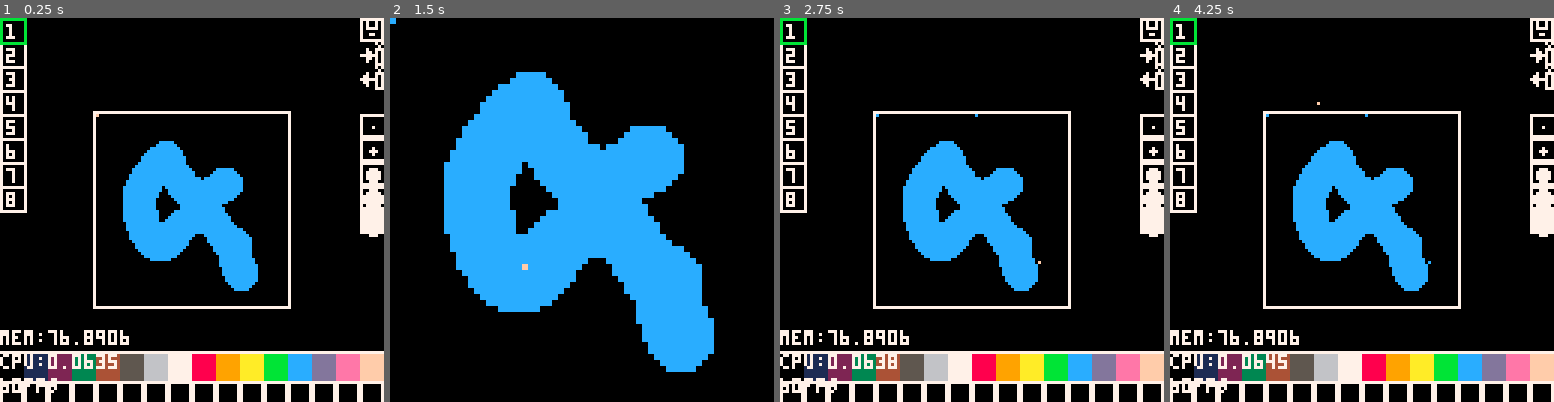
Above: before the commit, frames 1-4 (left to right).
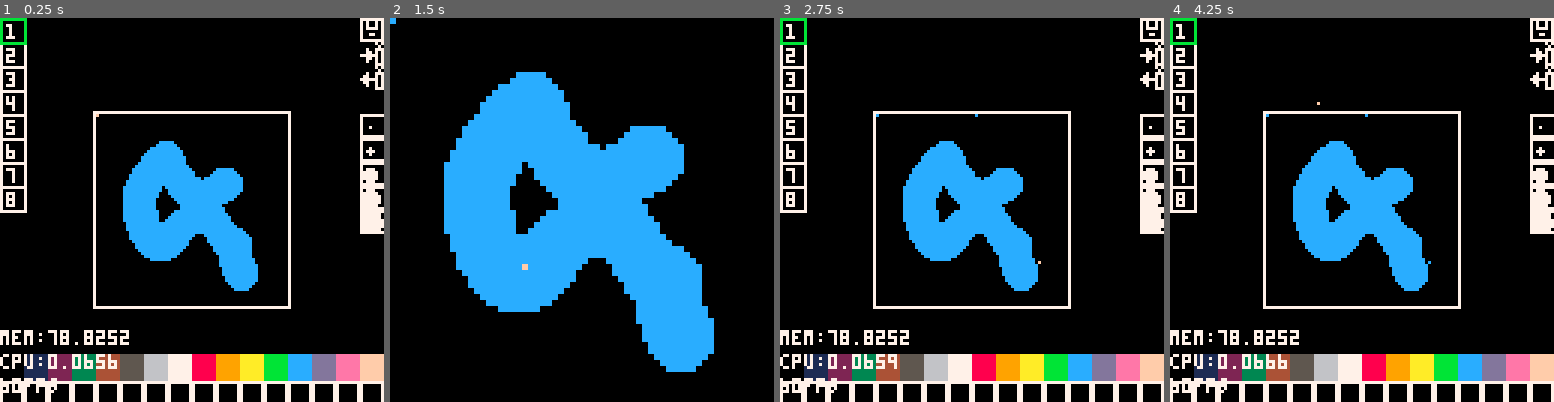
Above: after the commit, the same moments.

Repository: m-r-hunt/Pico-8-Carts
Game: PICO-8 cartridge flickgame.p8
The game is run twice, just before and just after one commit, with the same random seed, the same clock (stepped at 60 frames per second) and the same inputs.
Inputs (mouse positions are in pixels of both pictures, inside the frame that each line leads up to):
- Up to frame 1 (0.25 s): no input
- Up to frame 2 (1.5 s): tap O (Z key) at 0.33, 0.7, 1.43 s; click (459, 121) at 0.67 s; tap X (X key) at 1.07 s; click (520, 267) at 1.22 s
- Up to frame 3 (2.75 s): click (975, 114) at 1.77 s; hold Left 1.97-2.37 s; tap X (X key) at 2.07, 2.4, 2.73 s; tap O (Z key) at 2.22 s; click (1037, 259) at 2.32 s; hold Down from 2.42 s (still down)
- Up to frame 4 (4.25 s): release Down at 2.82 s; click (1492, 106) at 2.87 s; hold Right 2.87-3.53 s; tap X (X key) every 0.33 s from 3.07 to 4.07 s; tap O (Z key) at 3.1, 3.98 s; click (1254, 256) at 3.42 s; hold Up 3.58-4.08 s; click (1315, 102) at 3.97 s; hold Right from 4.13 s (still down)

The runs differ from the first frame. In frame 1, 1.1% of the frame differs, in the area x 0-100%, y 28-91%; in frame 2, nothing differs; in frame 3, 1.1%; in frame 4, 1.1%, in the area x 0-100%, y 28-92%.

Commit message:
Improve ui stuff to handle drawing properly

Diff:
--- a/flickgame.p8
+++ b/flickgame.p8
@@ -49,14 +49,14 @@
  last_my=stat(33)
 
  ui={
-  {32,32,64,64,edit},
-  {0,0,9,65,frame},
-  {0,112,128,9,cols},
-  {0,122,128,8,trans},
-  {120,0,8,8,csave},
-  {120,8,8,8,clipsave},
-  {120,16,8,8,clipload},
-  {120,32,8,40,brush}
+  {31,31,66,66,edit,draw_edit},
+  {0,0,9,65,frame,draw_frame},
+  {0,112,128,9,cols,draw_cols},
+  {0,121,128,8,trans,draw_trans},
+  {120,0,8,8,csave,draw_csave},
+  {120,8,8,8,clipsave,draw_clipsave},
+  {120,16,8,8,clipload,draw_clipload},
+  {120,32,8,40,brush,draw_brush}
  }
 end
 
@@ -147,6 +147,56 @@
  end
 end
 
+function draw_edit()
+  rect(0,0,65,65,7)
+  copy_frame_to_screen(true)
+end
+
+function draw_frame()
+  for i=0,max_frames-1 do
+   rect(0,i*8,8,i*8+8,7)
+   print(i+1,2,i*8+2,7)
+  end
+  for i=0,max_frames-1 do
+   if (i==cur_frame) rect(0,i*8,8,i*8+8,11)
+  end
+end
+
+function draw_cols()
+  line(0,0,128,0,7)
+  for i=0,15 do
+   rectfill(i*8,0,i*8+8,8,i)
+  end
+end
+
+function draw_trans()
+  for i=0,15 do
+   rect(i*8,0,i*8+7,8,7)
+   if transitions[cur_frame+1][i+1]~=8 then
+    print(transitions[cur_frame+1][i+1]+1,i*8+3,2,7)
+   end
+  end
+end
+
+function draw_csave()
+  spr(1,0,0)
+end
+
+function draw_clipsave()
+  spr(2,0,0)
+end
+
+function draw_clipload()
+  spr(3,0,0)
+end
+
+function draw_brush()
+  for i=0,4 do
+   rect(0,i*8,8,i*8+7,7)
+   circfill(3,i*8+4,i,7)
+  end
+end
+
 function _draw()
  cls()
 
@@ -157,36 +207,14 @@
  else
   poke(0x5f2c,0) --set 64x64 mode
 
-  rect(31,31,96,96,7)
-  copy_frame_to_screen(true)
-
-  for i=0,max_frames-1 do
-   rect(0,i*8,8,i*8+8,7)
-   print(i+1,2,i*8+2,7)
-  end
-  for i=0,max_frames-1 do
-   if (i==cur_frame) rect(0,i*8,8,i*8+8,11)
-  end
-
-  line(0,111,128,111,7)
-  for i=0,15 do
-   rectfill(i*8,112,i*8+8,120,i)
-   rect(i*8,121,i*8+7,128,7)
-   if transitions[cur_frame+1][i+1]~=8 then
-    print(transitions[cur_frame+1][i+1]+1,i*8+3,123,7)
-   end
-  end
-
-  spr(1,120,0)
-  spr(2,120,8)
-  spr(3,120,16)
-
-  for i=0,4 do
-   rect(120,32+i*8,128,32+i*8+7,7)
-   circfill(124,32+i*8+4,i,7)
-  end
-
-
+  for u in all(ui) do
+   clip(u[1],u[2],u[3],u[4])
+   camera(-u[1],-u[2])
+   u[6]()
+  end
+
+  clip()
+  camera()
   pset(curs_x,curs_y,15)
 
   --debug
